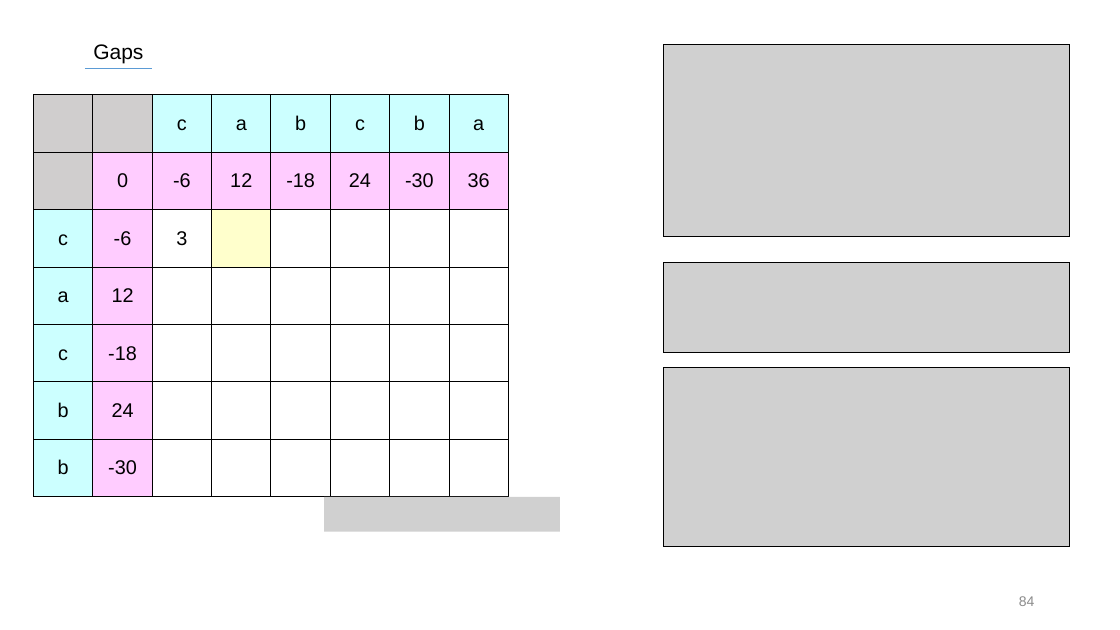
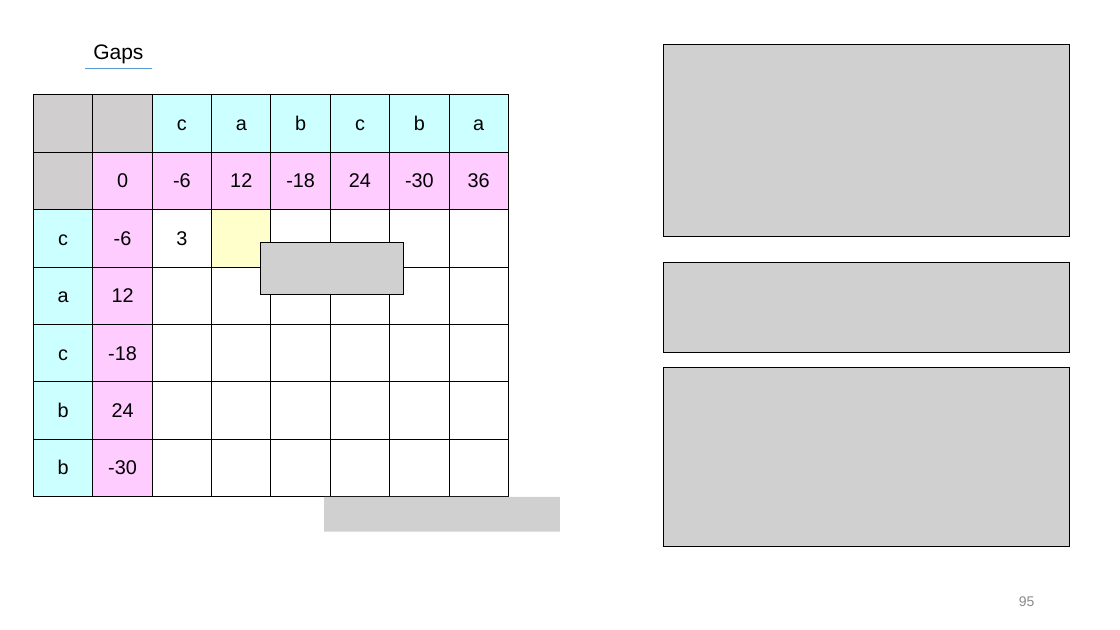
Before and after one commit to SiLviASizZ/HYU_2022, a slide deck: slide 95 of Intern/발표자료/0721/ASTS_0721.pptx (slide 84 before the commit). Drawn at 1120x630 pixels with LibreOffice and Linux fonts; fonts in the diff are those of the drawing; grey boxes stand for pictures. Boxes give left, top, right and bottom in pixels: in the first picture for what was removed or moved away, otherwise in the second. Text is boxed around its words. In the diff, an @@ line names an element or a change of style, - is before the commit and + after.

```diff
--- a/Intern/발표자료/0721/ASTS_0721.pptx
+++ b/Intern/발표자료/0721/ASTS_0721.pptx
@@ picture added at bbox=[260, 243, 403, 294] @@
@@ page number at bbox=[1019, 596, 1035, 606]: text changed @@
-84
+95
```
Also in this commit, not shown: 33 other slides changed, 29 slides added.
